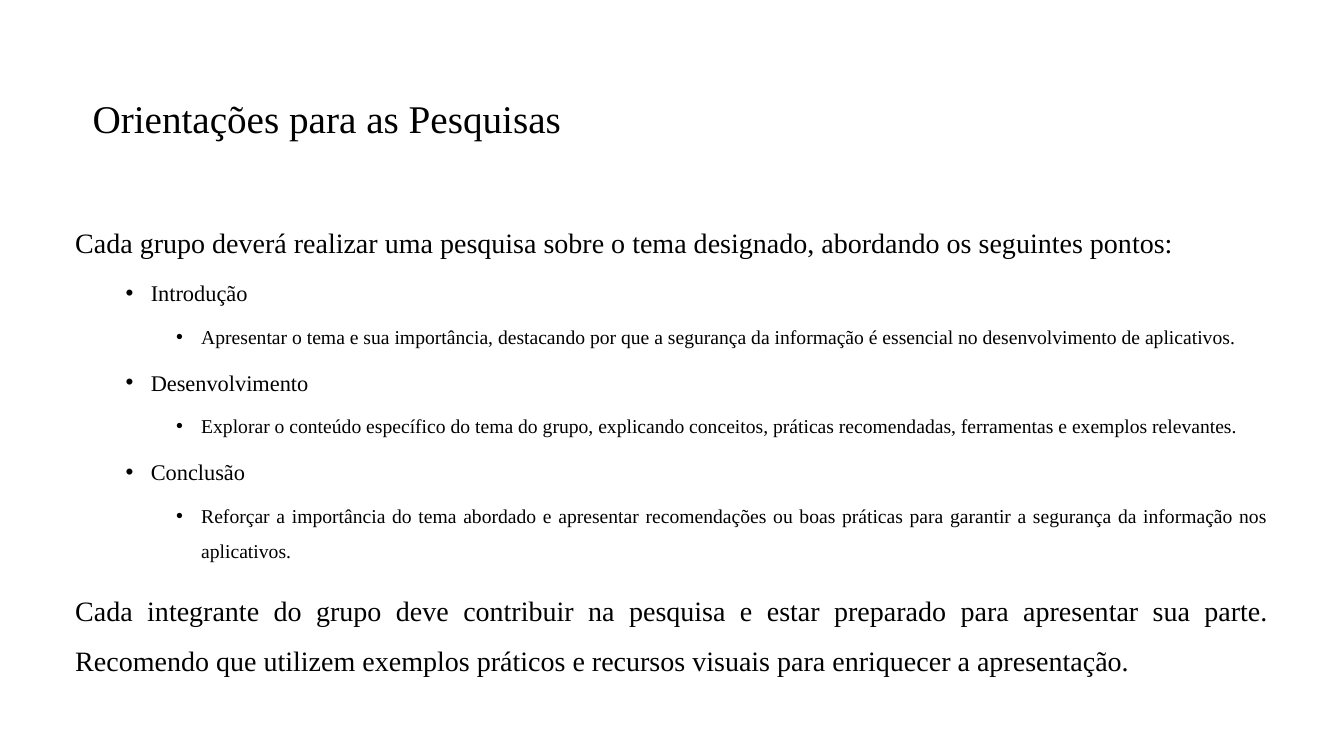
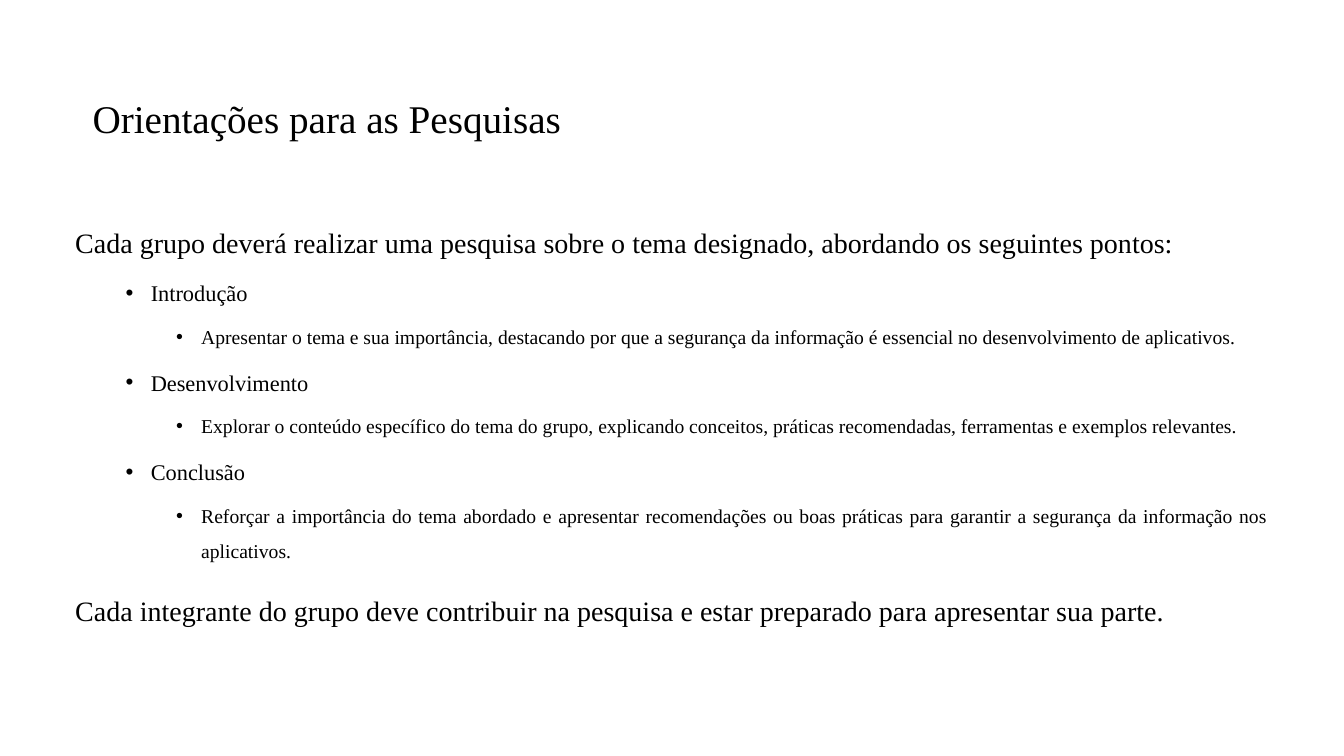
Before and after one commit to PedroMiho/UMC, a slide deck: slide 8 of Segurança da Informação/Aula 05 - Pesquisa para o trabalho/Pesquisa Trabalho Final.pptx (slide 9 before the commit). Drawn at 1344x756 pixels with LibreOffice and Linux fonts; fonts in the diff are those of the drawing; background and template pictures are left out. Boxes give left, top, right and bottom in pixels: in the first picture for what was removed or moved away, otherwise in the second. Text is boxed around its words. In the diff, an @@ line names an element or a change of style, - is before the commit and + after.

```diff
--- a/Segurança da Informação/Aula 05 - Pesquisa para o trabalho/Pesquisa Trabalho Final.pptx
+++ b/Segurança da Informação/Aula 05 - Pesquisa para o trabalho/Pesquisa Trabalho Final.pptx
@@ text at [75, 601, 1164, 626]: text changed @@
-Cada integrante do grupo deve contribuir na pesquisa e estar preparado para apresentar sua parte. Recomendo que utilizem exemplos práticos e recursos visuais para enriquecer a apresentação.
+Cada integrante do grupo deve contribuir na pesquisa e estar preparado para apresentar sua parte.
```
Also in this commit, not shown: 24 other files.
